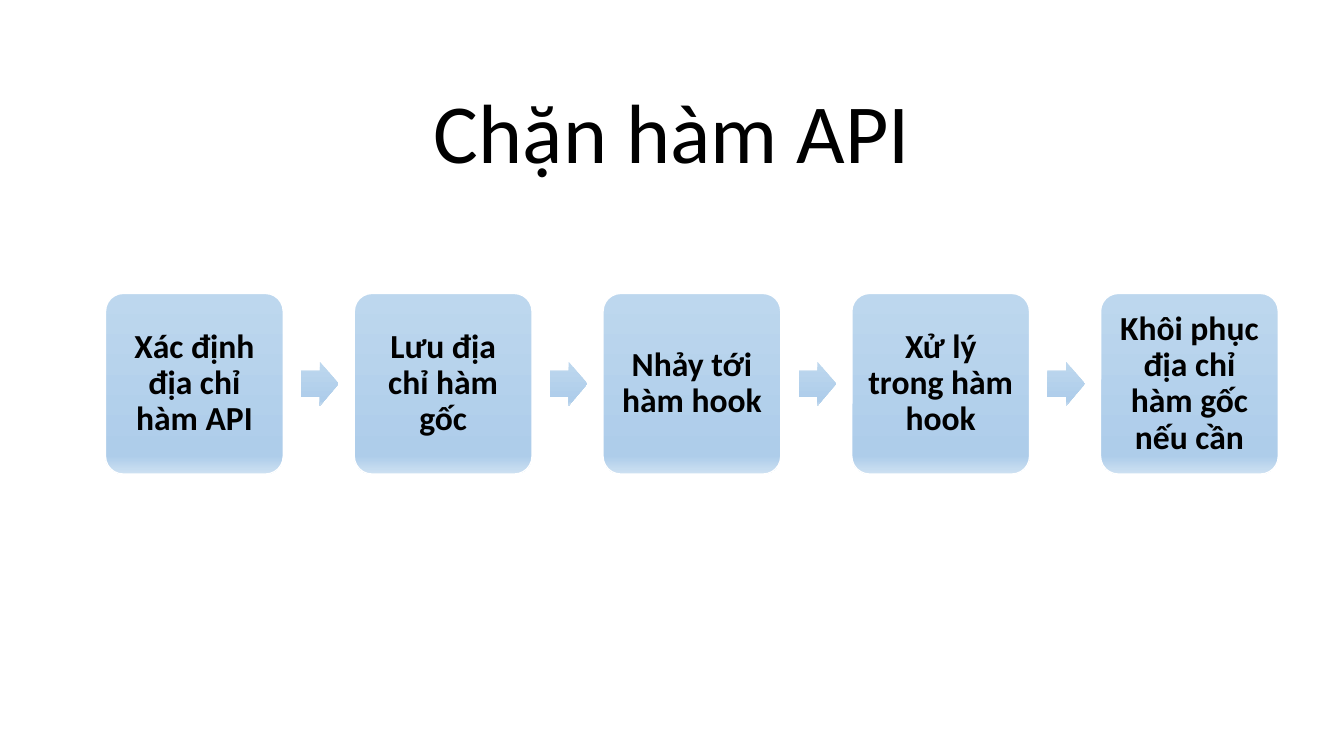
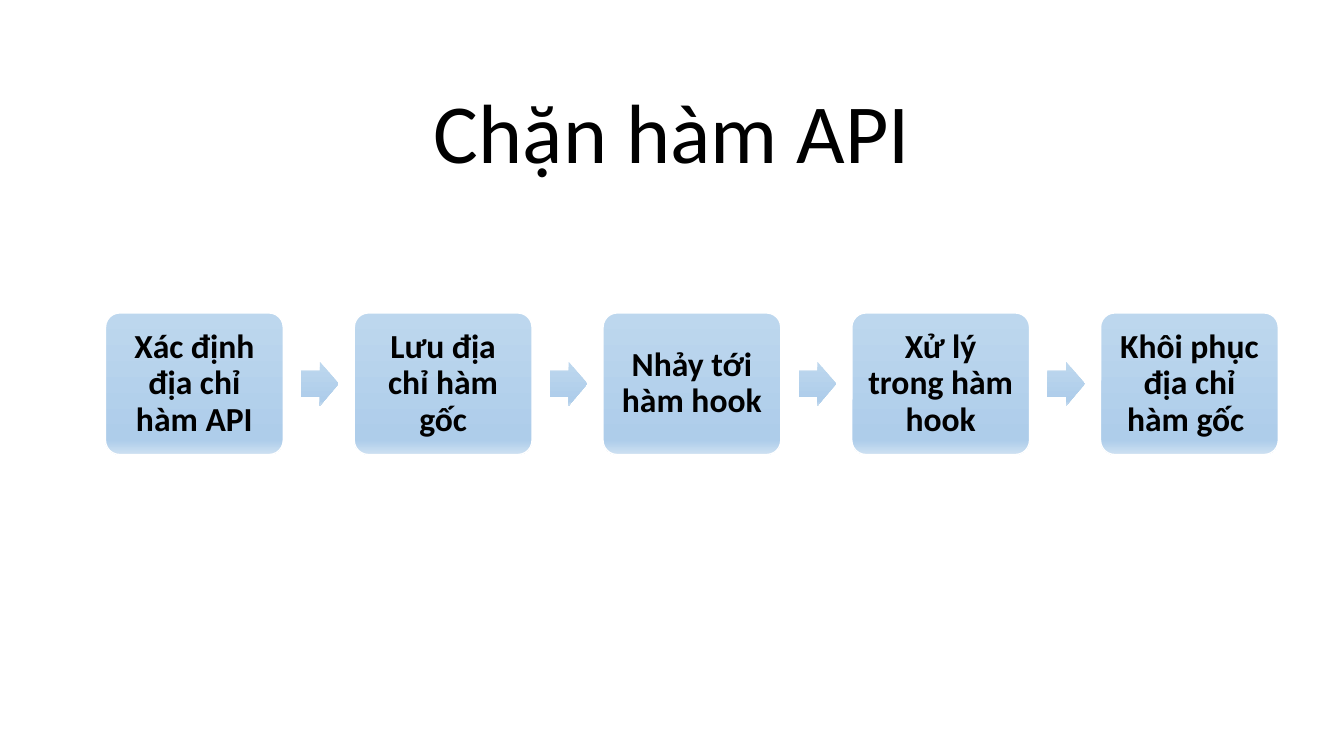
Before and after one commit to dotrungduchd/LUANVAN, a slide deck: slide 1 of Document/SODO.pptx. Drawn at 1344x756 pixels with LibreOffice and Linux fonts; fonts in the diff are those of the drawing. Boxes give left, top, right and bottom in pixels: in the first picture for what was removed or moved away, otherwise in the second. Text is boxed around its words. In the diff, an @@ line names an element or a change of style, - is before the commit and + after.

```diff
--- a/Document/SODO.pptx
+++ b/Document/SODO.pptx
@@ rounded rectangle: place and size @@
-rounded rectangle at [106,293,283,474]
+rounded rectangle at [106,314,283,455]
@@ rounded rectangle: place and size @@
-rounded rectangle at [355,293,532,474]
+rounded rectangle at [355,314,532,455]
@@ rounded rectangle: place and size @@
-rounded rectangle at [603,293,780,474]
+rounded rectangle at [603,314,780,455]
@@ rounded rectangle: place and size @@
-rounded rectangle at [852,293,1029,474]
+rounded rectangle at [852,314,1029,455]
@@ rounded rectangle: place and size @@
-rounded rectangle at [1101,293,1278,474]
+rounded rectangle at [1101,314,1278,455]
@@ text at [1120,334,1258,437]: text changed @@
-Khôi phục địa chỉ hàm gốc nếu cần
+Khôi phục địa chỉ hàm gốc
```
Also in this commit, not shown: 7 slides added, 1 other file.
